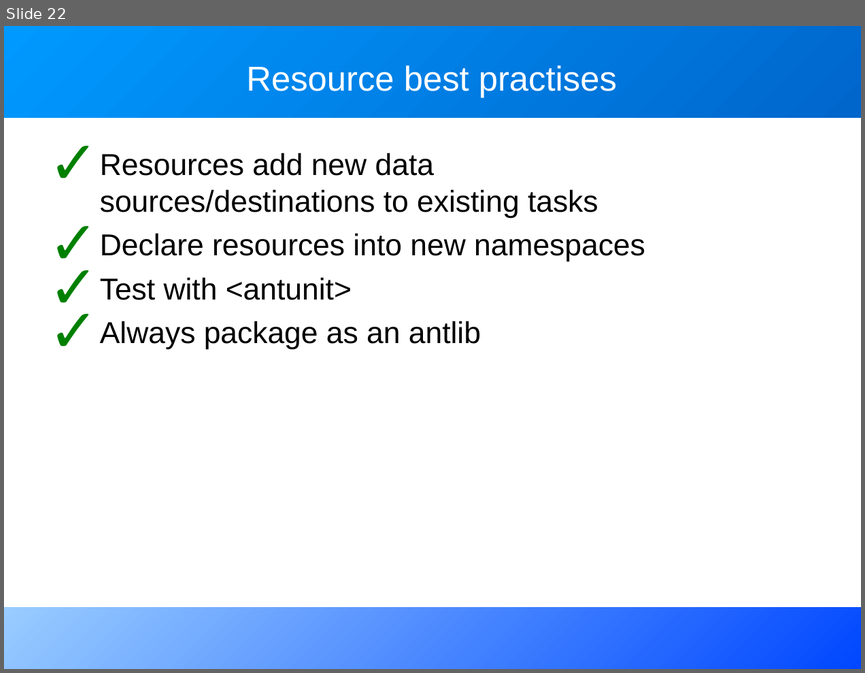
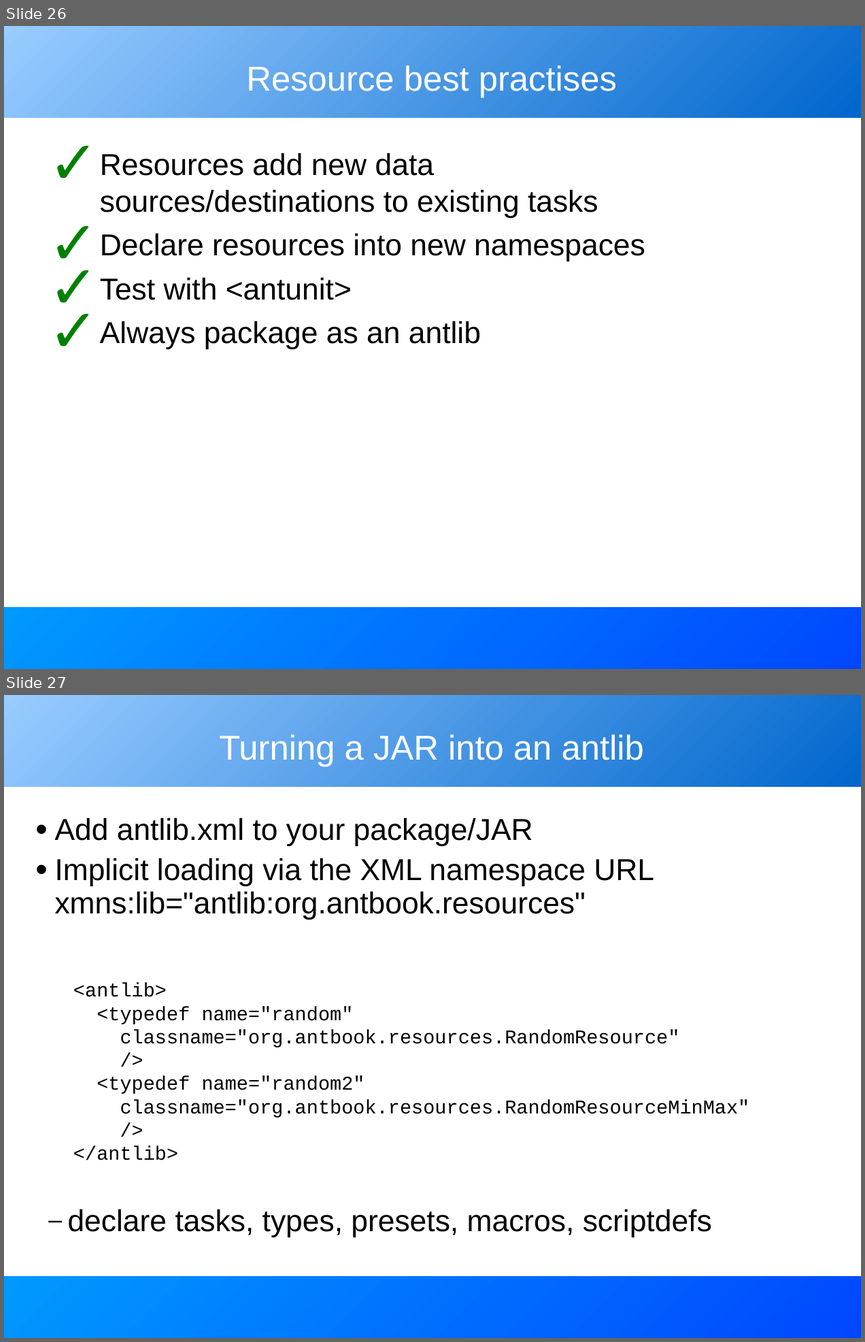
Before and after one commit to BeatrizTercero/repoSvnAnt, a slide deck: core/trunk/docs/slides/extending_ant.odp. Shown one above the other, each under a label of ours: slide 22 before the commit, slides 26 and 27 after it. The pictures are 865x673 and 865x1342 pixels, drawn with LibreOffice and Linux fonts; fonts in the diff are those of the drawing. Boxes give left, top, right and bottom in pixels: in the first picture for what was removed or moved away, otherwise in the second. Text is boxed around its words. In the diff, an @@ line names an element or a change of style, - is before the commit and + after.

```diff
--- a/core/trunk/docs/slides/extending_ant.odp
+++ b/core/trunk/docs/slides/extending_ant.odp
@@ slide 27 added at [4, 695, 861, 1338], background #FFFFFF; not listed: 2 template elements that a slide beside it also shows @@
@@ title added at [219, 734, 644, 767], 32 pt, text #FFFFFF @@
+Turning a JAR into an antlib
@@ text added at [55, 817, 654, 919], 28 pt, text #000000 @@
+• Add antlib.xml to your package/JAR
+• Implicit loading via the XML namespace URL
+  xmns:lib="antlib:org.antbook.resources"
@@ text added at [73, 983, 750, 1160], 18 pt, text #000000 @@
+<antlib>
+<typedef name="random"
+classname="org.antbook.resources.RandomResource"
+/>
+<typedef name="random2"
+classname="org.antbook.resources.RandomResourceMinMax"
+/>
+</antlib>
@@ text added at [68, 1208, 712, 1237], 28 pt, text #000000 @@
+  – declare tasks, types, presets, macros, scriptdefs
@@ what was slide 22 is now slide 26 @@
@@ slide 26 changed as well @@
@@ rectangle at [4, 26, 861, 118]: fill gradient #0066CC to #0099FF to gradient #0066CC to #99CCFF @@
@@ rectangle at [4, 607, 861, 669]: fill gradient #0047FF to #99CCFF to gradient #0047FF to #0099FF @@
```
Also in this commit, not shown: 23 other slides changed, 5 other slides added, 1 slide removed.
